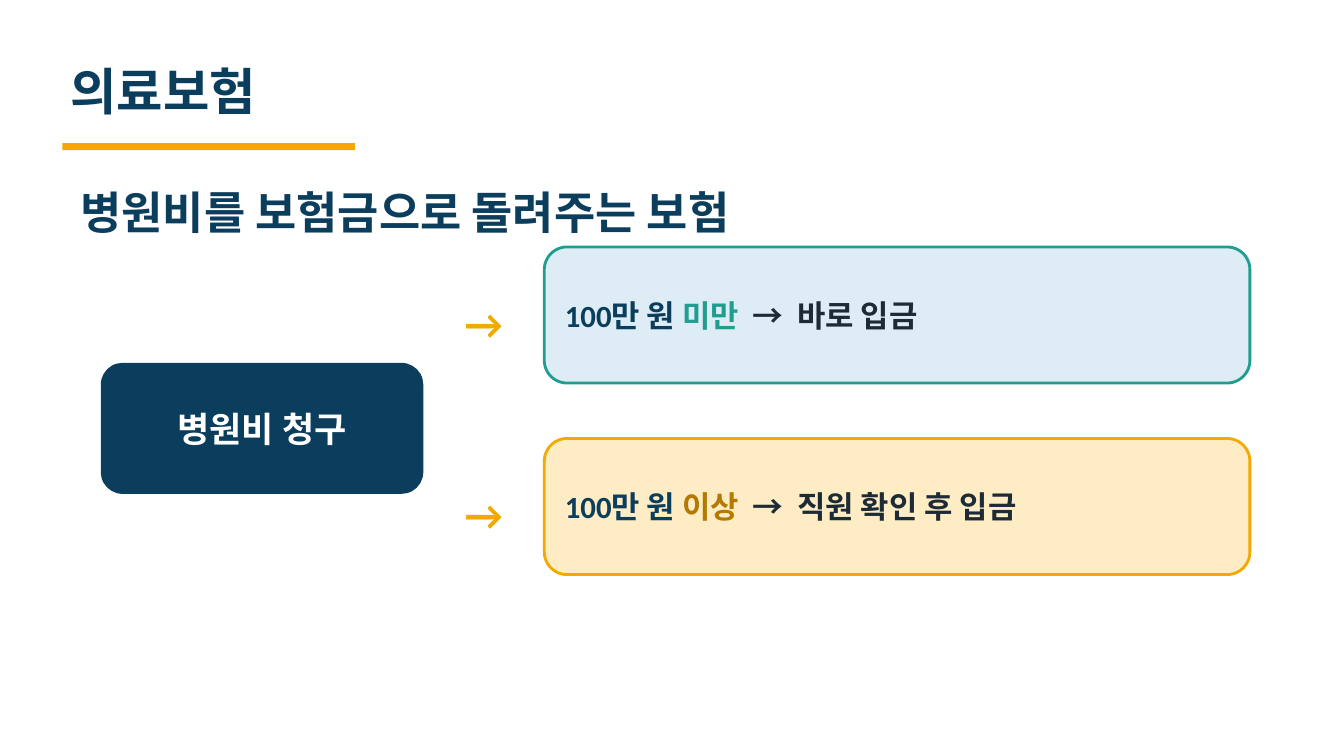
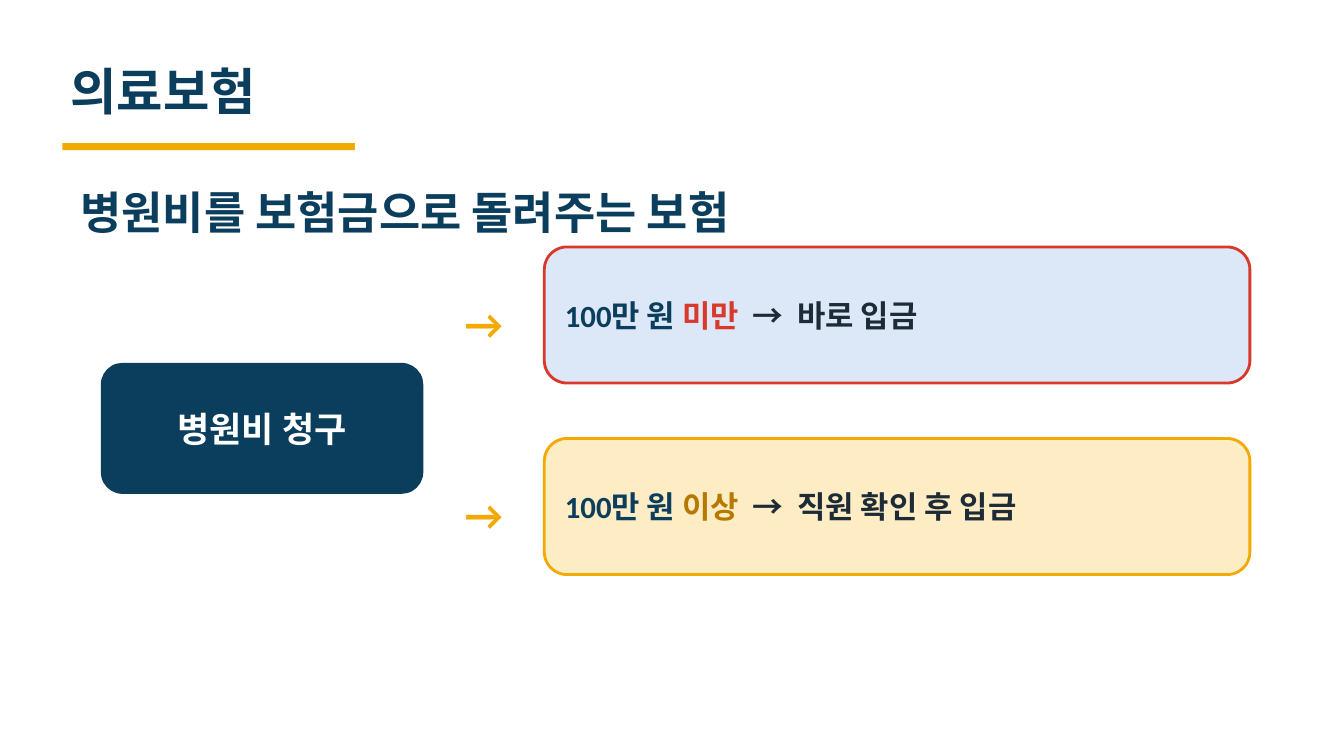
Before and after one commit to heyoonyoon/distributed-programming, a slide deck: slide 4 of docs/presentation/보험발표-편집가능.pptx. Drawn at 1344x756 pixels with LibreOffice and Linux fonts; fonts in the diff are those of the drawing. Boxes give left, top, right and bottom in pixels: in the first picture for what was removed or moved away, otherwise in the second. Text is boxed around its words. In the diff, an @@ line names an element or a change of style, - is before the commit and + after.

```diff
--- a/docs/presentation/보험발표-편집가능.pptx
+++ b/docs/presentation/보험발표-편집가능.pptx
@@ rounded rectangle "100만 원 미만 → 바로 ..." at <box>544,247,1250,383</box>: text colour #1F9E8F to #D8392B in "미만"; fill #DEECF6 to #DCE7F8; outline #1F9E8F 2 pt to #D8392B 2 pt @@
```
Also in this commit, not shown: 6 other slides changed, 1 other file.
